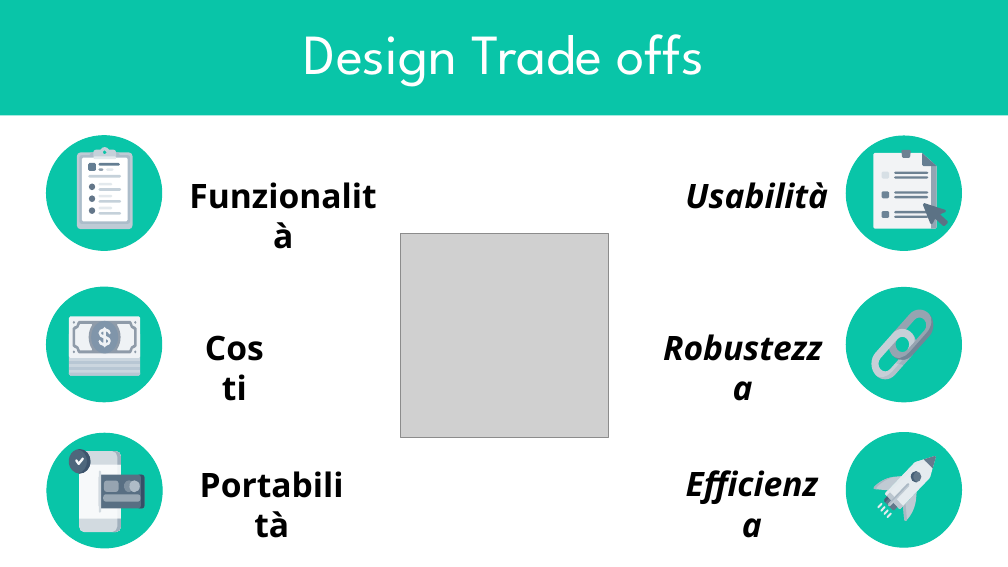
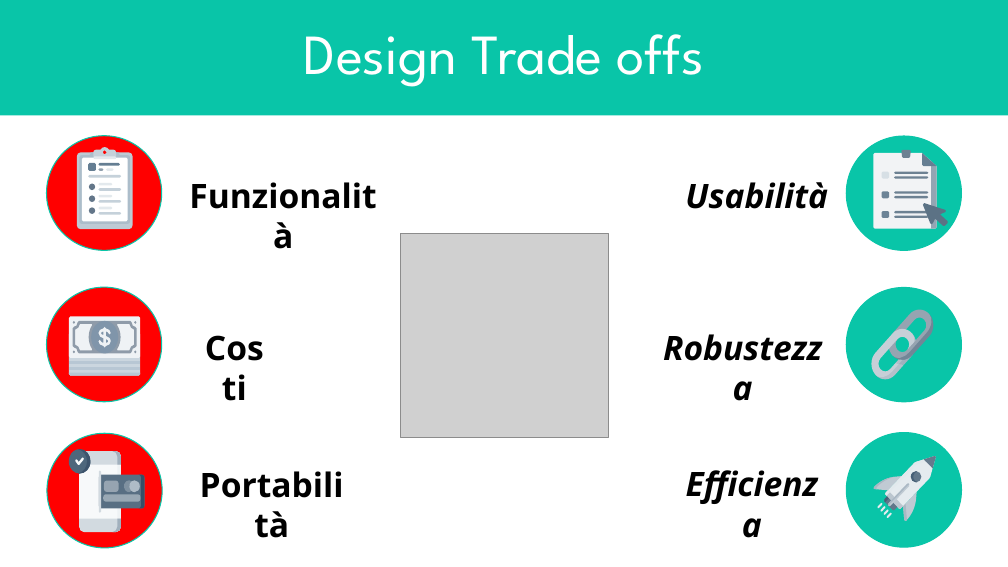
Before and after one commit to lorycris99/Team-HILO, a slide deck: slide 18 of Presentazione_RAD-SDD.pptx. Drawn at 1008x567 pixels with LibreOffice and Linux fonts; fonts in the diff are those of the drawing; grey boxes stand for pictures. Boxes give left, top, right and bottom in pixels: in the first picture for what was removed or moved away, otherwise in the second. Text is boxed around its words. In the diff, an @@ line names an element or a change of style, - is before the commit and + after.

```diff
--- a/Presentazione_RAD-SDD.pptx
+++ b/Presentazione_RAD-SDD.pptx
@@ fill #09C5A8 to #FF0000 in 3 elements at [47,433,162,548], [46,136,161,251], [46,287,161,402] @@
```
Also in this commit, not shown: 1 other slide changed.
